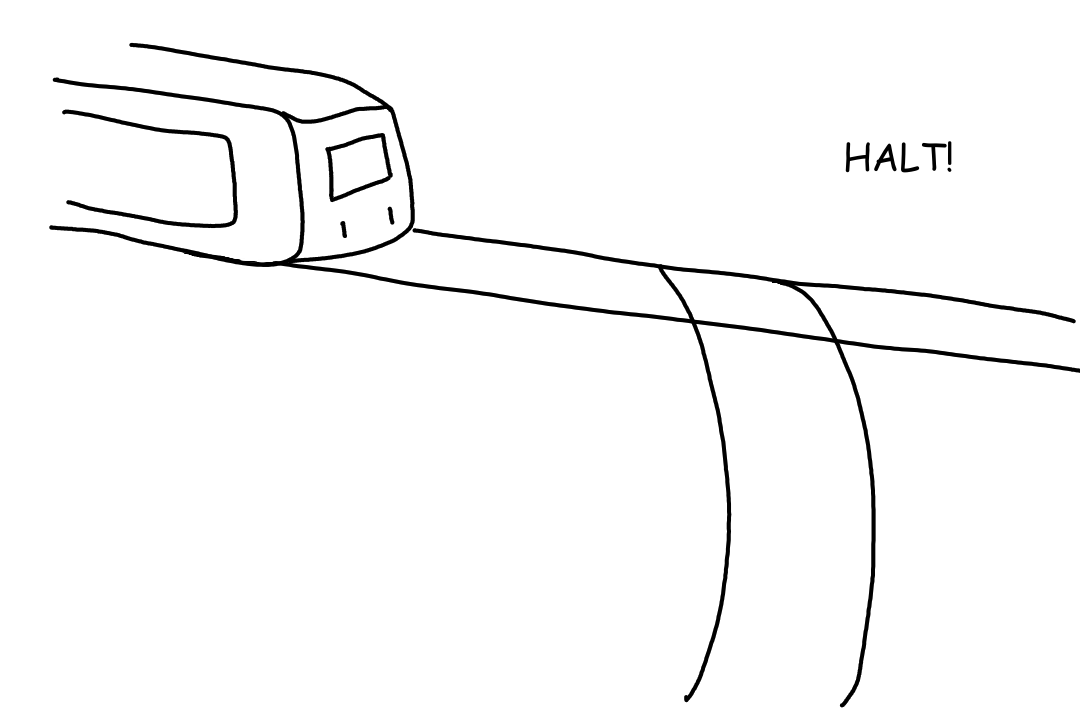
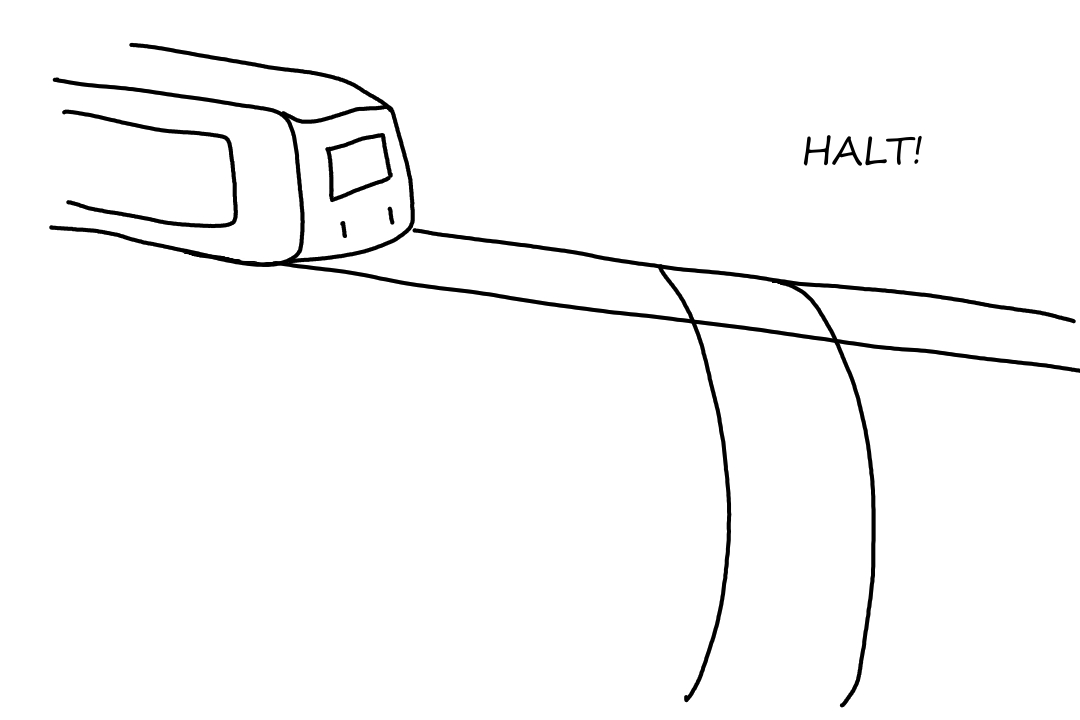
Two versions of the same layered image (1080px x 720px). Layer-by-layer changes:
painted on "Paint Layer 1" over [803, 135, 952, 173]
